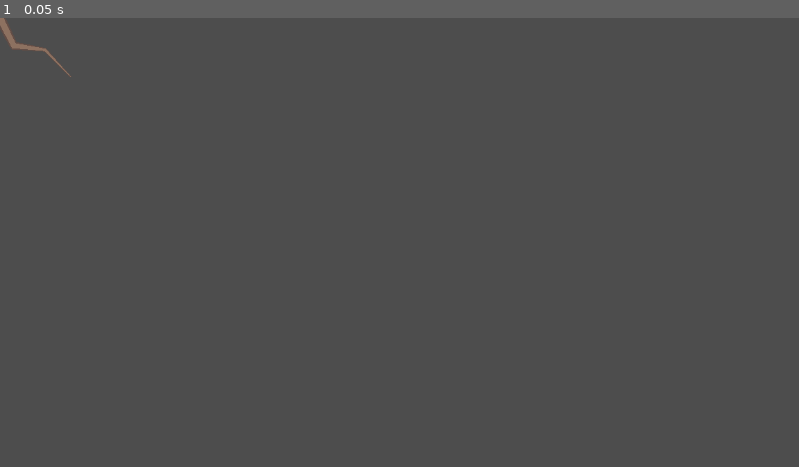
Above: before the commit, frame 1.
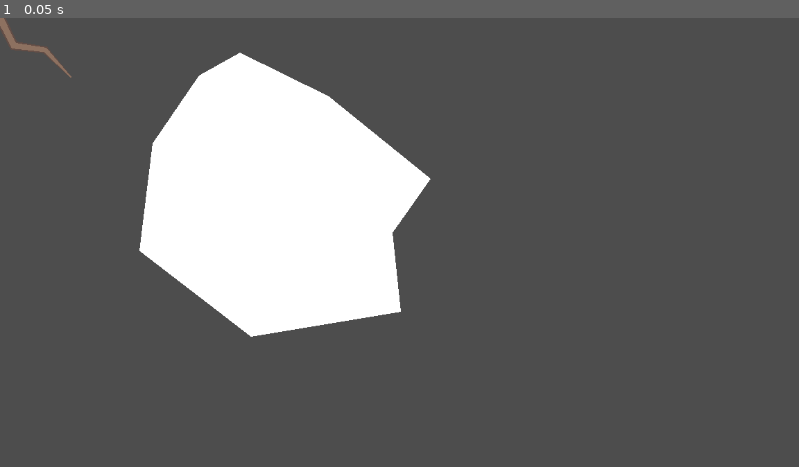
Above: after the commit, the same moment.

Repository: DeanNevan/RootsOfLife
Game: Godot game, scene res://src/test/Test.tscn
Two runs of this game, one before a commit and one after it. Both use one fixed random seed, a clock stepped at 60 frames per second and the inputs below. The project has no main scene, so this scene is started directly.
Inputs:
- Up to frame 1 (0.05 s): no input

The runs differ from the first frame. In frame 1, 16% of the frame differs, in the area x 1-54%, y 3-72%.

Commit message:
Test.tscn里初步完成画笔建造功能

Diff:
--- a/src/main/PlantElement/TreeLike/Roots/RootsLine.gd
+++ b/src/main/PlantElement/TreeLike/Roots/RootsLine.gd
@@ -1,2 +1,2 @@
 extends TreeLikeLine
-class_name StemLine
+class_name RootsLine
--- a/src/main/PlantElement/TreeLike/Stem/StemLine.gd
+++ b/src/main/PlantElement/TreeLike/Stem/StemLine.gd
@@ -1,2 +1,2 @@
 extends TreeLikeLine
-class_name RootsLine
+class_name StemLine
--- a/src/main/PlantElement/TreeLike/TreeLikeLine.gd
+++ b/src/main/PlantElement/TreeLike/TreeLikeLine.gd
@@ -31,19 +31,11 @@
 	elif status == Status.NORMAL:
 		modulate.a = 1
 
-func set_points(_points : PackedVector2Array):
-	points = _points
-	update_line_texture()
-
 func begin_build():
 	set_status(Status.BUILDING)
-	_AreaLine.monitorable = false
-	_AreaLine.monitoring = false
 
 func finish_build():
 	set_status(Status.NORMAL)
-	_AreaLine.monitorable = true
-	_AreaLine.monitoring = true
 	update_line_texture()
 	init_line_area()
 
@@ -51,6 +43,17 @@
 	_LineTexture.points = points
 	_LineTextureBorder.points = points
 	pass
+
+func build_new_point(_point : Vector2):
+	add_point(_point)
+	update_line_texture()
+	if points.size() > 1:
+		var collision_shape := CollisionShape2D.new()
+		var segment_shape := SegmentShape2D.new()
+		segment_shape.a = points[points.size() - 2]
+		segment_shape.b = points[points.size() - 1]
+		collision_shape.shape = segment_shape
+		_AreaLine.add_child(collision_shape)
 
 func init_line_area():
 	for i in _AreaLine.get_children():
@@ -70,6 +73,15 @@
 func get_sub_lines() -> Array:
 	return _SubLines.get_children()
 
+func get_all_sub_lines() -> Array:
+	var nodes := []
+	_step_get_all_sub_lines(self, nodes)
+	return nodes
+
+func _step_get_all_sub_lines(node : Node, nodes : Array):
+	for i in node.get_sub_lines():
+		nodes.append(i)
+		_step_get_all_sub_lines(i, nodes)
 
 func _on_area_line_mouse_entered():
 	print("!!!")
--- a/src/main/PlantElement/TreeLike/TreeLikeLine.tscn
+++ b/src/main/PlantElement/TreeLike/TreeLikeLine.tscn
@@ -4,8 +4,8 @@
 [ext_resource type="Script" path="res://src/main/utils/DetectArea2D.gd" id="2_0daqk"]
 
 [sub_resource type="Curve" id="Curve_sag5m"]
-_data = [Vector2(0, 1), 0.0, 0.0, 0, 0, Vector2(0.995261, 0.1), 0.0639393, 0.0, 0, 0]
-point_count = 2
+_data = [Vector2(0, 1), 0.0, -0.323849, 0, 0, Vector2(0.85782, 0.536364), -0.586111, -0.586111, 0, 0, Vector2(1, 0.154545), -1.91818, 0.0, 0, 0]
+point_count = 3
 
 [node name="TreeLikeLine" type="Line2D"]
 script = ExtResource("1_oac7p")
--- a/src/main/Terrain/Terrain.gd
+++ b/src/main/Terrain/Terrain.gd
@@ -1,7 +1,7 @@
 extends Polygon2D
 class_name Terrain
 
-@onready var _PolygonTexture = %PolygonTexture
+@onready var _AreaTerrain = %AreaTerrain
 
 # Called when the node enters the scene tree for the first time.
 func _ready():
@@ -14,8 +14,12 @@
 	pass
 
 func init_all():
-	init_polygon_texture()
+	polygon = Global.get_optimized_points(polygon)
+	init_area_terrain()
 
-func init_polygon_texture():
-	_PolygonTexture.polygon = polygon
-	pass
+func init_area_terrain():
+	for i in _AreaTerrain.get_children():
+		i.queue_free()
+	var collision_shape := CollisionPolygon2D.new()
+	collision_shape.polygon = polygon
+	_AreaTerrain.add_child(collision_shape)
--- a/src/main/Terrain/Terrain.tscn
+++ b/src/main/Terrain/Terrain.tscn
@@ -1,9 +1,12 @@
-[gd_scene load_steps=2 format=3 uid="uid://dvxdv67d6qxaa"]
+[gd_scene load_steps=3 format=3 uid="uid://dvxdv67d6qxaa"]
 
 [ext_resource type="Script" path="res://src/main/Terrain/Terrain.gd" id="1_8gv04"]
+[ext_resource type="Script" path="res://src/main/utils/DetectArea2D.gd" id="2_bawp8"]
 
 [node name="Terrain" type="Polygon2D"]
 script = ExtResource("1_8gv04")
 
-[node name="PolygonTexture" type="Polygon2D" parent="."]
+[node name="AreaTerrain" type="Area2D" parent="."]
 unique_name_in_owner = true
+script = ExtResource("2_bawp8")
+object_node_path = NodePath("..")
--- /dev/null
+++ b/src/main/Terrain/TerrainBarrier/TerrainBarrier.gd
@@ -0,0 +1,11 @@
+extends Terrain
+class_name TerrainBarrier
+
+# Called when the node enters the scene tree for the first time.
+func _ready():
+	pass # Replace with function body.
+
+
+# Called every frame. 'delta' is the elapsed time since the previous frame.
+func _process(delta):
+	pass
--- /dev/null
+++ b/src/main/Terrain/TerrainBarrier/TerrainBarrier.tscn
@@ -0,0 +1,7 @@
+[gd_scene load_steps=3 format=3 uid="uid://jihoqu0f2lic"]
+
+[ext_resource type="PackedScene" uid="uid://dvxdv67d6qxaa" path="res://src/main/Terrain/Terrain.tscn" id="1_asu6v"]
+[ext_resource type="Script" path="res://src/main/Terrain/TerrainBarrier/TerrainBarrier.gd" id="2_tibk6"]
+
+[node name="TerrainBarrier" instance=ExtResource("1_asu6v")]
+script = ExtResource("2_tibk6")
--- /dev/null
+++ b/src/main/Terrain/TerrainNutrition/TerrainNutrition.gd
@@ -0,0 +1,11 @@
+extends Terrain
+class_name TerrainNutrition
+
+# Called when the node enters the scene tree for the first time.
+func _ready():
+	pass # Replace with function body.
+
+
+# Called every frame. 'delta' is the elapsed time since the previous frame.
+func _process(delta):
+	pass
--- /dev/null
+++ b/src/main/Terrain/TerrainNutrition/TerrainNutrition.tscn
@@ -0,0 +1,7 @@
+[gd_scene load_steps=3 format=3 uid="uid://vmji7hcgdgmu"]
+
+[ext_resource type="PackedScene" uid="uid://dvxdv67d6qxaa" path="res://src/main/Terrain/Terrain.tscn" id="1_w7ljm"]
+[ext_resource type="Script" path="res://src/main/Terrain/TerrainNutrition/TerrainNutrition.gd" id="2_par73"]
+
+[node name="TerrainNutrition" instance=ExtResource("1_w7ljm")]
+script = ExtResource("2_par73")
--- a/src/test/Test.gd
+++ b/src/test/Test.gd
@@ -1,56 +1,112 @@
 extends Node2D
+
+enum DrawingType{
+	ROOTS,
+	STEM
+}
 
 var drawing_line_parent : TreeLikeLine
 var drawing_line : TreeLikeLine
 var is_drawing := false
+var drawing_type := DrawingType.ROOTS
+var drawing_safe_position := Vector2()
+var is_drawing_meet_collision := false
+var drawing_unsafe_objects := []
 
 var areas := []
 var tree_like_lines_shapes := {}
 
+var scene_roots_line : PackedScene = preload("res://src/main/PlantElement/TreeLike/Roots/RootsLine.tscn")
+
 @onready var _AreaMouseDrawer = %AreaMouseDrawer
+@onready var _TimerDrawing = %TimerDrawing
+@onready var _RayDrawing = %RayDrawing
 
 func _ready():
 	$Roots/TreeLikeLines/RootsLine.finish_build()
+	$TerrainBarrier.init_all()
 
 func _unhandled_input(event):
 	if event is InputEventMouseButton:
-		if event.button_mask == MOUSE_BUTTON_LEFT:
+		if event.button_index == MOUSE_BUTTON_LEFT:
 			if event.pressed:
 				request_start_draw_roots_line()
 			else:
 				request_stop_draw_roots_line()
 
 # Called every frame. 'delta' is the elapsed time since the previous frame.
-func _process(delta):
+func _physics_process(delta):
 	_AreaMouseDrawer.global_position = get_global_mouse_position()
 	pass
 
 func request_start_draw_roots_line():
 	var closet_distance : float = 999
+	var closet_point := Vector2()
 	drawing_line_parent = null
-	if is_instance_valid(drawing_line):
-		drawing_line.queue_free()
 	for i in tree_like_lines_shapes:
 		if i is RootsLine:
 			for j in tree_like_lines_shapes[i]:
-				var segment_shape : SegmentShape2D = tree_like_lines_shapes[i][j]
-				var closed_point = Geometry2D.get_closest_point_to_segment(
+				if !is_instance_valid(j):
+					continue
+				var segment_shape : SegmentShape2D = j.shape
+				var _point : Vector2 = Geometry2D.get_closest_point_to_segment(
 					get_global_mouse_position(),
 					segment_shape.a,
 					segment_shape.b
 				)
+				var distance : float = (_point - get_global_mouse_position()).length()
+				if distance < closet_distance:
+					drawing_line_parent = i
+					closet_point = _point
+	if !is_instance_valid(drawing_line_parent):
+		return
+	is_drawing = true
+	drawing_type = DrawingType.ROOTS
+	drawing_line = scene_roots_line.instantiate()
+	add_child(drawing_line)
+	drawing_line.build_new_point(closet_point)
+	drawing_line.begin_build()
+	drawing_safe_position = closet_point
+	_TimerDrawing.start()
+	_AreaMouseDrawer.get_node("CollisionShape2D").shape.radius = 5
 	pass
 
 func request_stop_draw_roots_line():
+	if !is_drawing:
+		return
+	_AreaMouseDrawer.get_node("CollisionShape2D").shape.radius = 10
+	is_drawing = false
+	if is_instance_valid(drawing_line):
+		if !is_instance_valid(drawing_line_parent):
+			drawing_line.queue_free()
+			return
+		drawing_line.finish_build()
+		remove_child(drawing_line)
+		drawing_line_parent.add_sub_line(drawing_line)
+	drawing_line = null
+	drawing_line_parent = null
 	pass
 
 func _on_area_mouse_drawer_area_entered(area):
 	areas.append(area)
+	var object = area
+	if area is DetectArea2D:
+		object = area.object
+	if object is TerrainBarrier or object is TreeLikeLine:
+		drawing_unsafe_objects.append(object)
+		is_drawing_meet_collision = true
 	pass # Replace with function body.
 
 
 func _on_area_mouse_drawer_area_exited(area):
 	areas.erase(area)
+	var object = area
+	if area is DetectArea2D:
+		object = area.object
+	if drawing_unsafe_objects.has(object):
+		drawing_unsafe_objects.erase(object)
+		if drawing_unsafe_objects.size() == 0:
+			is_drawing_meet_collision = false
 	pass # Replace with function body.
 
 
@@ -69,3 +125,30 @@
 			if tree_like_lines_shapes.get(area.object) != null:
 				tree_like_lines_shapes[area.object].erase(area.get_child(area_shape_index))
 	pass # Replace with function body.
+
+
+func _on_timer_drawing_timeout():
+	if is_drawing:
+		if is_instance_valid(drawing_line):
+			if drawing_line.points.size() <= 1:
+				drawing_safe_position = get_global_mouse_position()
+				drawing_line.build_new_point(drawing_safe_position)
+			else:
+				if !is_drawing_meet_collision:
+					var vector : Vector2 = get_global_mouse_position() - _RayDrawing.global_position
+					_RayDrawing.global_position = drawing_safe_position + vector.normalized()
+					_RayDrawing.target_position = get_global_mouse_position() - _RayDrawing.global_position
+					_RayDrawing.force_raycast_update()
+					var is_safe := true
+					if _RayDrawing.is_colliding():
+						var area = _RayDrawing.get_collider()
+						var object = area
+						if area is DetectArea2D:
+							object = area.object
+						if object is TerrainBarrier or object is TreeLikeLine:
+							is_safe = false
+					if is_safe:
+						drawing_safe_position = get_global_mouse_position()
+						drawing_line.build_new_point(drawing_safe_position)
+		_TimerDrawing.start()
+	pass # Replace with function body.
--- a/src/test/Test.tscn
+++ b/src/test/Test.tscn
@@ -1,8 +1,9 @@
-[gd_scene load_steps=5 format=3 uid="uid://cbal8eglc5wnr"]
+[gd_scene load_steps=6 format=3 uid="uid://cbal8eglc5wnr"]
 
 [ext_resource type="Script" path="res://src/test/Test.gd" id="1_ljoxw"]
 [ext_resource type="PackedScene" uid="uid://c3n2y6n7phv8v" path="res://src/main/PlantElement/TreeLike/Roots/Roots.tscn" id="2_wyl0j"]
 [ext_resource type="PackedScene" uid="uid://dmx5rkb7w3r37" path="res://src/main/PlantElement/TreeLike/Roots/RootsLine.tscn" id="3_immfo"]
+[ext_resource type="PackedScene" uid="uid://jihoqu0f2lic" path="res://src/main/Terrain/TerrainBarrier/TerrainBarrier.tscn" id="4_ng7eu"]
 
 [sub_resource type="CircleShape2D" id="CircleShape2D_gcgkk"]
 
@@ -14,6 +15,9 @@
 [node name="RootsLine" parent="Roots/TreeLikeLines" index="0" instance=ExtResource("3_immfo")]
 points = PackedVector2Array(0, 0, 20, 40, 65, 46, 102, 85)
 
+[node name="TerrainBarrier" parent="." instance=ExtResource("4_ng7eu")]
+polygon = PackedVector2Array(287, 83, 287, 83, 220, 181, 201, 336, 201, 336, 201, 336, 201, 336, 201, 336, 201, 336, 201, 336, 201, 336, 201, 336, 201, 336, 201, 336, 201, 336, 362, 460, 578, 424, 578, 424, 578, 424, 578, 424, 578, 424, 578, 424, 578, 424, 578, 424, 578, 424, 578, 424, 578, 424, 578, 424, 566, 310, 621, 232, 621, 232, 621, 232, 621, 232, 621, 232, 621, 232, 621, 232, 621, 232, 621, 232, 621, 232, 621, 232, 474, 113, 474, 113, 474, 113, 474, 113, 474, 113, 474, 113, 474, 113, 474, 113, 474, 113, 474, 113, 474, 113, 474, 113, 346, 50, 346, 50, 346, 50, 346, 50, 346, 50, 346, 50, 346, 50, 346, 50, 346, 50, 346, 50, 346, 50, 346, 50)
+
 [node name="AreaMouseDrawer" type="Area2D" parent="."]
 unique_name_in_owner = true
 position = Vector2(62, 49)
@@ -22,9 +26,19 @@
 [node name="CollisionShape2D" type="CollisionShape2D" parent="AreaMouseDrawer"]
 shape = SubResource("CircleShape2D_gcgkk")
 
+[node name="RayDrawing" type="RayCast2D" parent="."]
+unique_name_in_owner = true
+collide_with_areas = true
+collide_with_bodies = false
+
+[node name="TimerDrawing" type="Timer" parent="."]
+unique_name_in_owner = true
+wait_time = 0.05
+
 [connection signal="area_entered" from="AreaMouseDrawer" to="." method="_on_area_mouse_drawer_area_entered"]
 [connection signal="area_exited" from="AreaMouseDrawer" to="." method="_on_area_mouse_drawer_area_exited"]
 [connection signal="area_shape_entered" from="AreaMouseDrawer" to="." method="_on_area_mouse_drawer_area_shape_entered"]
 [connection signal="area_shape_exited" from="AreaMouseDrawer" to="." method="_on_area_mouse_drawer_area_shape_exited"]
+[connection signal="timeout" from="TimerDrawing" to="." method="_on_timer_drawing_timeout"]
 
 [editable path="Roots"]
